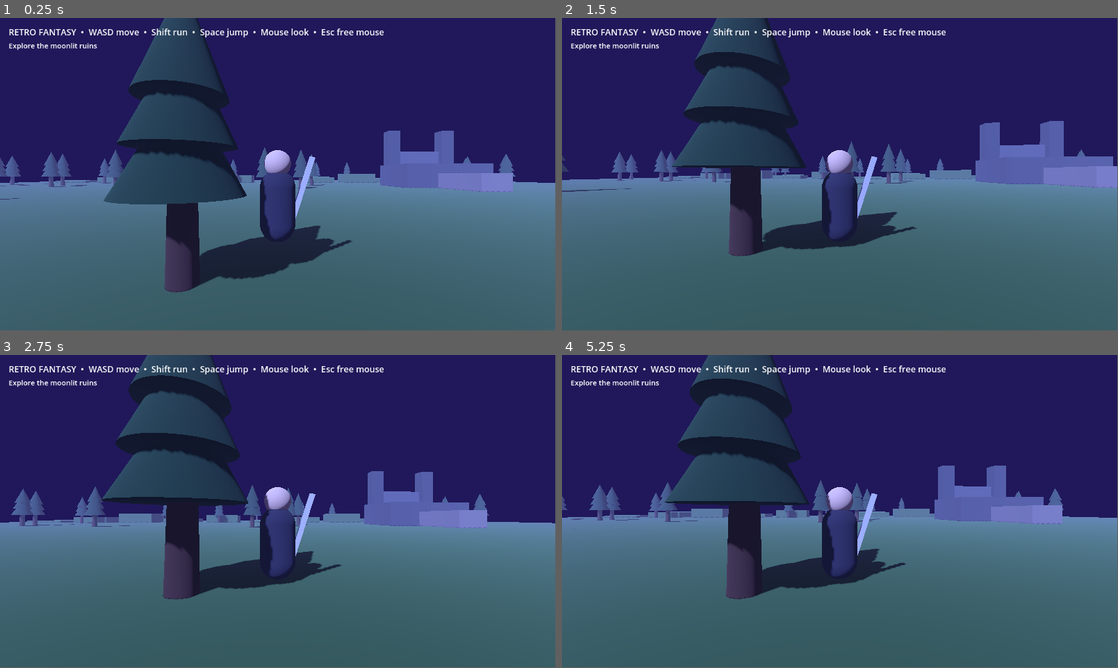
Above: before the commit, frames 1-4 (two rows, left to right).
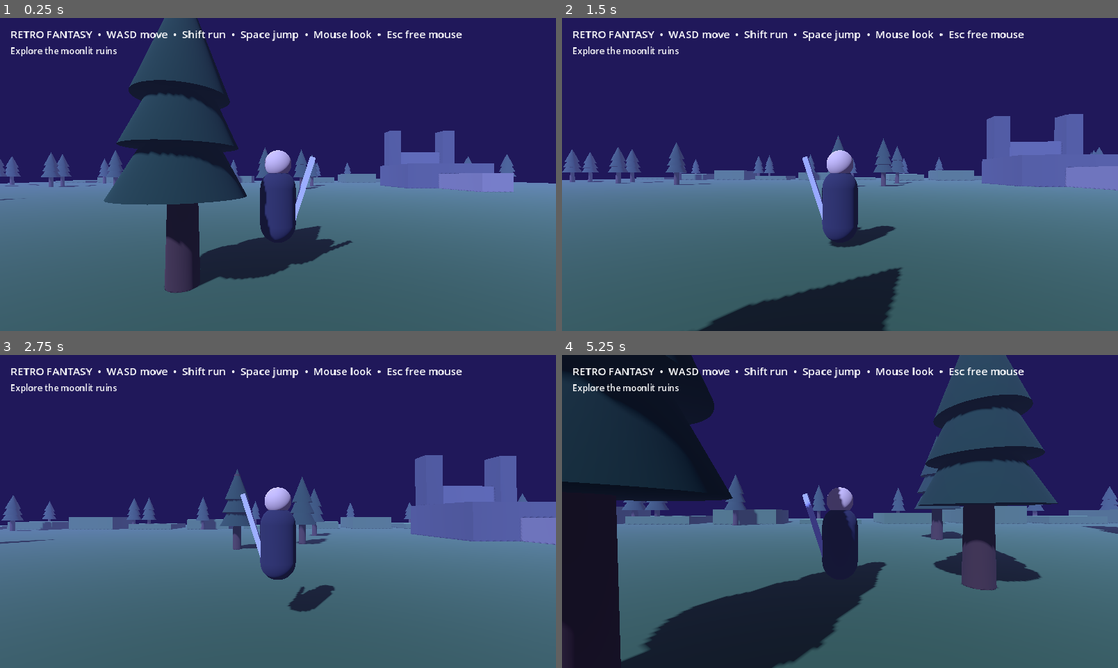
Above: after the commit, the same moments.

Repository: jasonjllind-cpu/aispel
Game: Godot game, scene res://main.tscn
Same seed, same stepped clock (60 frames per second), same inputs: the game is played once before the commit and once after it. Before the commit the project has no main scene; this scene is started directly in both runs.
Inputs (mouse positions are in pixels of both pictures, inside the frame that each line leads up to):
- Up to frame 1 (0.25 s): no input
- Up to frame 2 (1.5 s): move the mouse to (867, 171) at 0.52 s; hold Shift (sprint, bound only after the commit) 0.53-1.28 s; hold W (move_forward, bound only after the commit) from 0.53 s (still down); tap Space (jump, bound only after the commit) at 0.77, 0.8, 1.07, 1.35 s; move the mouse to (812, 174) at 1.27 s
- Up to frame 3 (2.75 s): keep holding W (move_forward, bound only after the commit); tap Space (jump, bound only after the commit) at 1.52, 1.82, 2.3 s; tap Shift (sprint, bound only after the commit) at 1.55 s; move the mouse to (289, 505) at 2.02 s; hold Shift (sprint, bound only after the commit) from 2.03 s (still down)
- Up to frame 4 (5.25 s): keep holding W (move_forward, bound only after the commit); move the mouse to (834, 514) at 2.77 s; release Shift (sprint, bound only after the commit) at 2.78 s; tap Shift (sprint, bound only after the commit) at 2.85, 4.35 s; tap Space (jump, bound only after the commit) at 3.02, 3.32, 3.6, 3.77, 4.07, 4.52, 4.82 s; move the mouse to (878, 514) at 3.52 s; move the mouse to (795, 508) at 4.27 s; move the mouse to (845, 511) at 5.02 s; hold Shift (sprint, bound only after the commit) from 5.03 s (still down)
In our replay, the window is 799x449 before the commit and 800x450 after it. These sizes can differ from the game's own. Grey fills any space a smaller window leaves; there, only what the larger window draws over its background counts as a difference.

The runs differ from the first frame. In frame 1, 2.5% of the frame differs, in the area x 0-100%, y 0-100%; in frame 2, 20%; in frame 3, 23%; in frame 4, 50%.

Commit message:
Configure playable main scene and controls

Diff:
--- a/project.godot
+++ b/project.godot
@@ -1,15 +1,53 @@
 ; Engine configuration file.
-; It's best edited using the editor UI and not directly,
-; since the parameters that go here are not all obvious.
-;
-; Format:
-;   [section] ; section goes between []
-;   param=value ; assign values to parameters
+; Edited for the AI-built retro fantasy prototype.
 
 config_version=5
 
 [application]
 
-config/name="aispel"
+config/name="Retro Fantasy Survival"
+run/main_scene="res://main.tscn"
 config/features=PackedStringArray("4.3", "Forward Plus")
 config/icon="res://icon.svg"
+
+[display]
+
+window/size/viewport_width=960
+window/size/viewport_height=540
+window/size/window_width_override=1280
+window/size/window_height_override=720
+window/stretch/mode="canvas_items"
+
+[input]
+
+move_forward={
+"deadzone": 0.5,
+"events": [Object(InputEventKey,"physical_keycode":87)]
+}
+move_back={
+"deadzone": 0.5,
+"events": [Object(InputEventKey,"physical_keycode":83)]
+}
+move_left={
+"deadzone": 0.5,
+"events": [Object(InputEventKey,"physical_keycode":65)]
+}
+move_right={
+"deadzone": 0.5,
+"events": [Object(InputEventKey,"physical_keycode":68)]
+}
+jump={
+"deadzone": 0.5,
+"events": [Object(InputEventKey,"physical_keycode":32)]
+}
+sprint={
+"deadzone": 0.5,
+"events": [Object(InputEventKey,"physical_keycode":4194325)]
+}
+
+[rendering]
+
+renderer/rendering_method="gl_compatibility"
+renderer/rendering_method.mobile="gl_compatibility"
+textures/default_filters/use_nearest_mipmap_filter=false
+textures/canvas_textures/default_texture_filter=0
